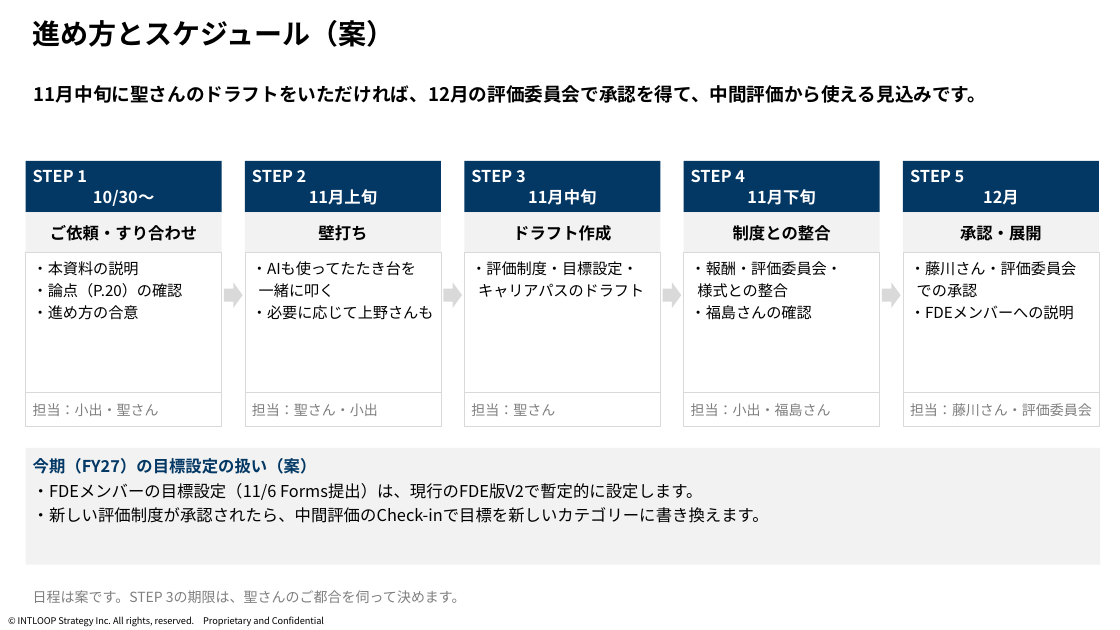
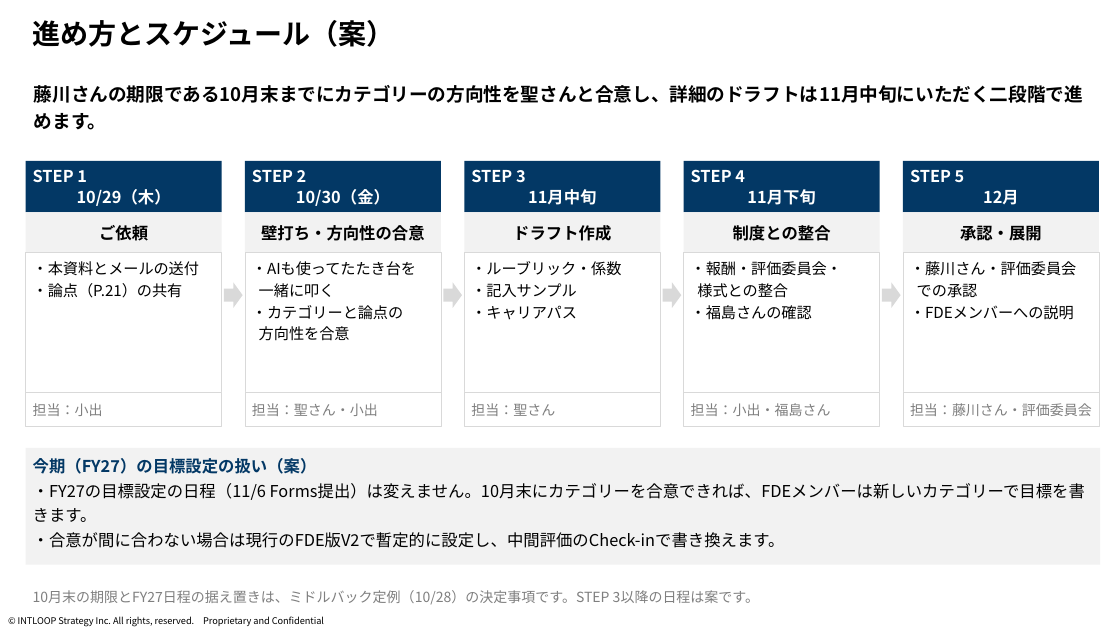
Before and after one commit to mkomko2011/For-AI, a slide deck: slide 5 of FDE評価制度・キャリアパス_ドラフト作成のご依頼_高橋聖さん_20261028.pptx (slide 4 before the commit). Drawn at 1120x630 pixels with LibreOffice and Linux fonts; fonts in the diff are those of the drawing; background and template pictures are left out. Boxes give left, top, right and bottom in pixels: in the first picture for what was removed or moved away, otherwise in the second. Text is boxed around its words. In the diff, an @@ line names an element or a change of style, - is before the commit and + after.

```diff
--- a/FDE評価制度・キャリアパス_ドラフト作成のご依頼_高橋聖さん_20261028.pptx
+++ b/FDE評価制度・キャリアパス_ドラフト作成のご依頼_高橋聖さん_20261028.pptx
@@ text at box(34, 85, 1083, 130): text changed @@
-11月中旬に聖さんのドラフトをいただければ、12月の評価委員会で承認を得て、中間評価から使える見込みです。
+藤川さんの期限である10月末までにカテゴリーの方向性を聖さんと合意し、詳細のドラフトは11月中旬にいただく二段階で進めます。
@@ text in rectangle at box(33, 169, 171, 206): text changed @@
-STEP 1
-10/30〜
+STEP 1
+10/29（木）
@@ text in rectangle at box(252, 169, 390, 206): text changed @@
-STEP 2
-11月上旬
+STEP 2
+10/30（金）
@@ text in rectangle at box(99, 225, 148, 241): text changed @@
-ご依頼・すり合わせ
+ご依頼
@@ text in rectangle at box(261, 225, 425, 241): text changed @@
-壁打ち
+壁打ち・方向性の合意
@@ text in rectangle at box(33, 261, 199, 298): text changed @@
-・本資料の説明
-・論点（P.20）の確認
-・進め方の合意
+・本資料とメールの送付
+・論点（P.21）の共有
@@ text in rectangle at box(471, 261, 621, 320): text changed @@
-・評価制度・目標設定・
-キャリアパスのドラフト
+・ルーブリック・係数
+・記入サンプル
+・キャリアパス
@@ text in rectangle at box(252, 305, 403, 341): text changed @@
-・必要に応じて上野さんも
+・カテゴリーと論点の
+方向性を合意
@@ text in rectangle at box(33, 403, 103, 416): text changed @@
-担当：小出・聖さん
+担当：小出
@@ text in rectangle at box(33, 483, 1085, 548): text changed @@
-・FDEメンバーの目標設定（11/6 Forms提出）は、現行のFDE版V2で暫定的に設定します。
-・新しい評価制度が承認されたら、中間評価のCheck-inで目標を新しいカテゴリーに書き換えます。
+・FY27の目標設定の日程（11/6 Forms提出）は変えません。10月末にカテゴリーを合意できれば、FDEメンバーは新しいカテゴリーで目標を書きます。
+・合意が間に合わない場合は現行のFDE版V2で暫定的に設定し、中間評価のCheck-inで書き換えます。
@@ text at box(33, 590, 759, 604): text changed @@
-日程は案です。STEP 3の期限は、聖さんのご都合を伺って決めます。
+10月末の期限とFY27日程の据え置きは、ミドルバック定例（10/28）の決定事項です。STEP 3以降の日程は案です。
```
Also in this commit, not shown: 5 other slides changed, 1 slide added, 1 other file.
